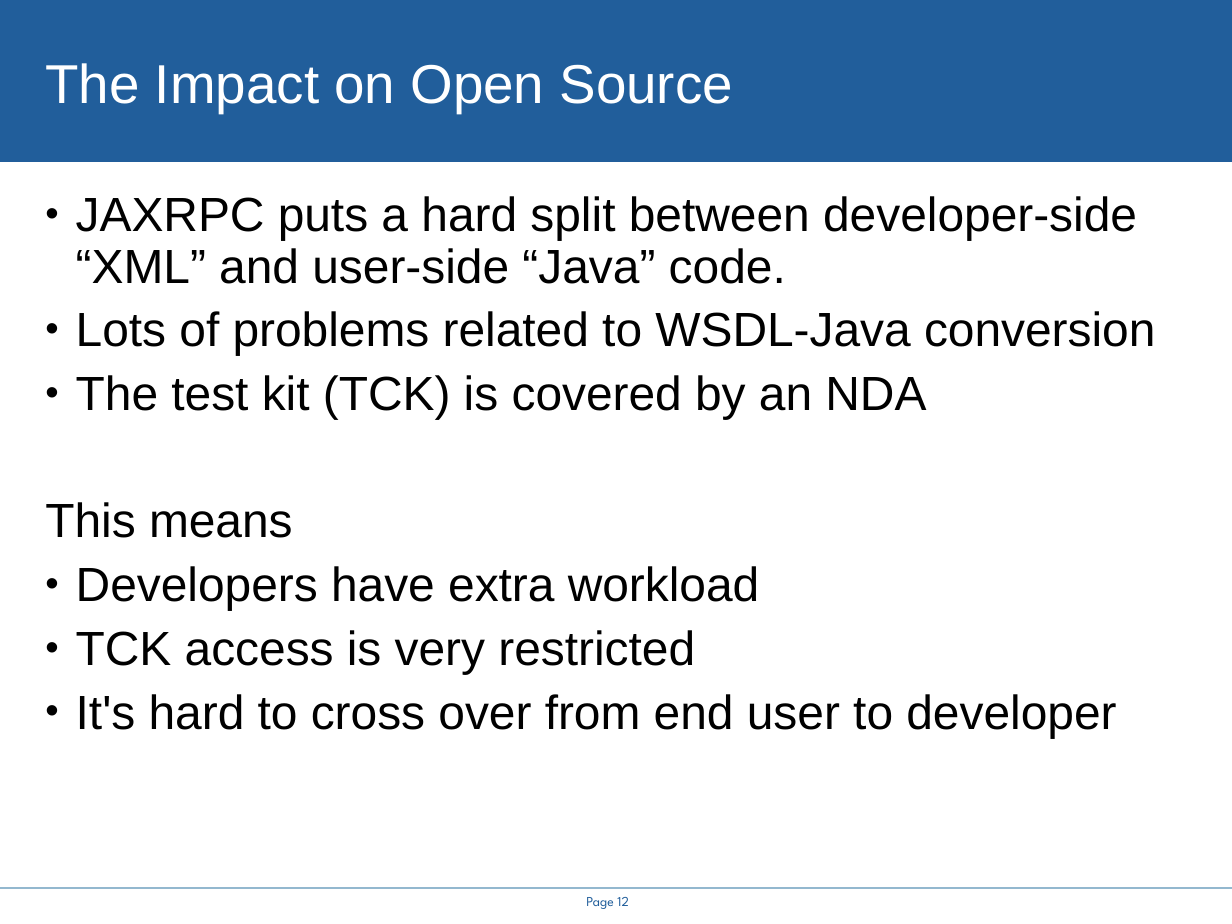
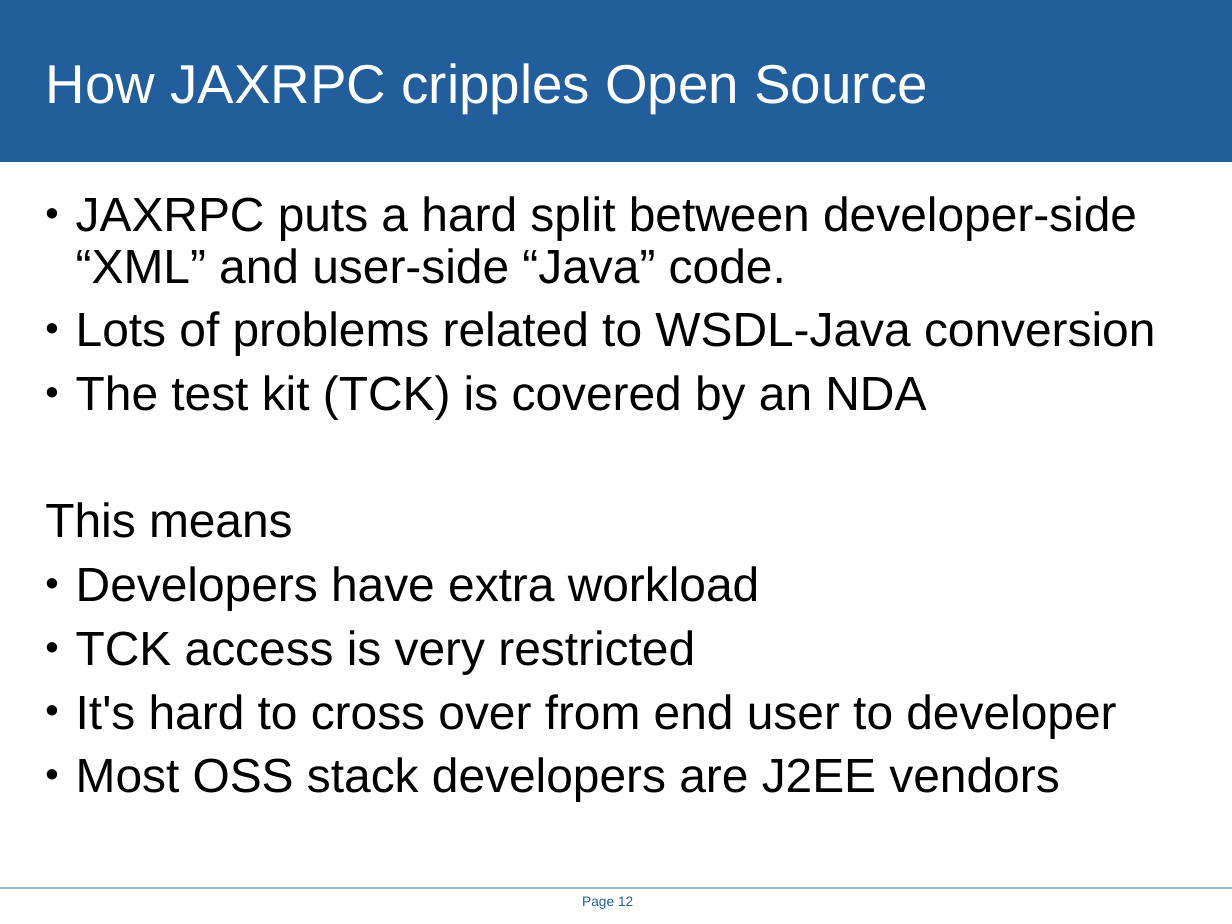
Before and after one commit to steveloughran/smartfrog, a slide deck: slide 12 of projects/alpine/doc/icws2005/rethinking_the_java_SOAP_stack.ppt. Drawn at 1232x924 pixels with LibreOffice and Linux fonts; fonts in the diff are those of the drawing; background and template pictures are left out. Boxes give left, top, right and bottom in pixels: in the first picture for what was removed or moved away, otherwise in the second. Text is boxed around its words. In the diff, an @@ line names an element or a change of style, - is before the commit and + after.

```diff
--- a/projects/alpine/doc/icws2005/rethinking_the_java_SOAP_stack.ppt
+++ b/projects/alpine/doc/icws2005/rethinking_the_java_SOAP_stack.ppt
@@ title at (x1=45, y1=63, x2=927, y2=113): text changed @@
-The Impact on Open Source
+How JAXRPC cripples Open Source
@@ text at (x1=76, y1=757, x2=1059, y2=801): paragraph added @@
+• Most OSS stack developers are J2EE vendors
@@ page number at (x1=582, y1=896, x2=633, y2=909): font League Spartan to Arial @@
```
Also in this commit, not shown: 14 other slides changed, 4 slides added, 4 slides removed, 8 other files.
